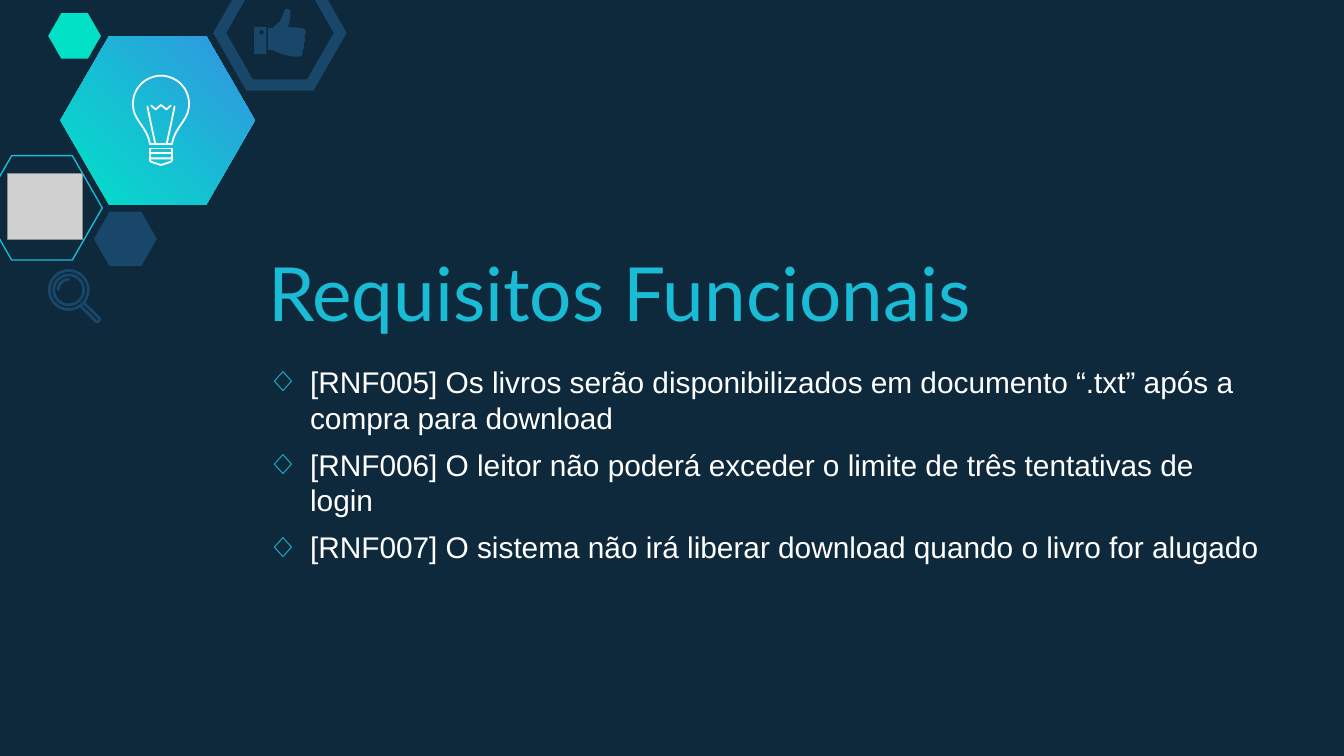
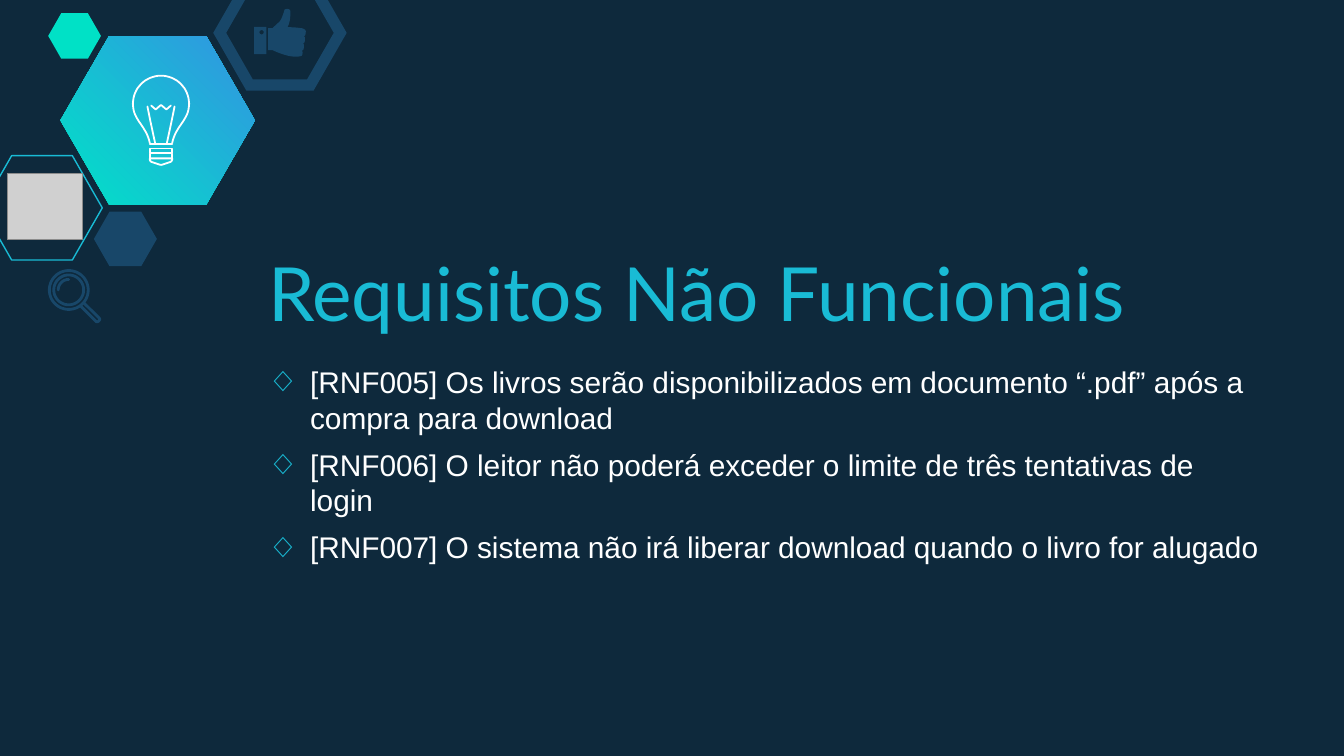
Before and after one commit to RhyanSPisoni/TCC_Web_2020_Mod, a slide deck: slide 12 of brentweb.pptx (slide 10 before the commit). Drawn at 1344x756 pixels with LibreOffice and Linux fonts; fonts in the diff are those of the drawing; grey boxes stand for pictures. Boxes give left, top, right and bottom in pixels: in the first picture for what was removed or moved away, otherwise in the second. Text is boxed around its words. In the diff, an @@ line names an element or a change of style, - is before the commit and + after.

```diff
--- a/brentweb.pptx
+++ b/brentweb.pptx
@@ title at box(268, 266, 1125, 334): text changed @@
-Requisitos Funcionais
+Requisitos Não Funcionais
@@ text at box(310, 371, 1244, 434): text changed @@
-◇ [RNF005] Os livros serão disponibilizados em documento “.txt” após a compra para download
+◇ [RNF005] Os livros serão disponibilizados em documento “.pdf” após a compra para download
```
Also in this commit, not shown: 7 other slides changed, 2 slides added, 10 other files.
